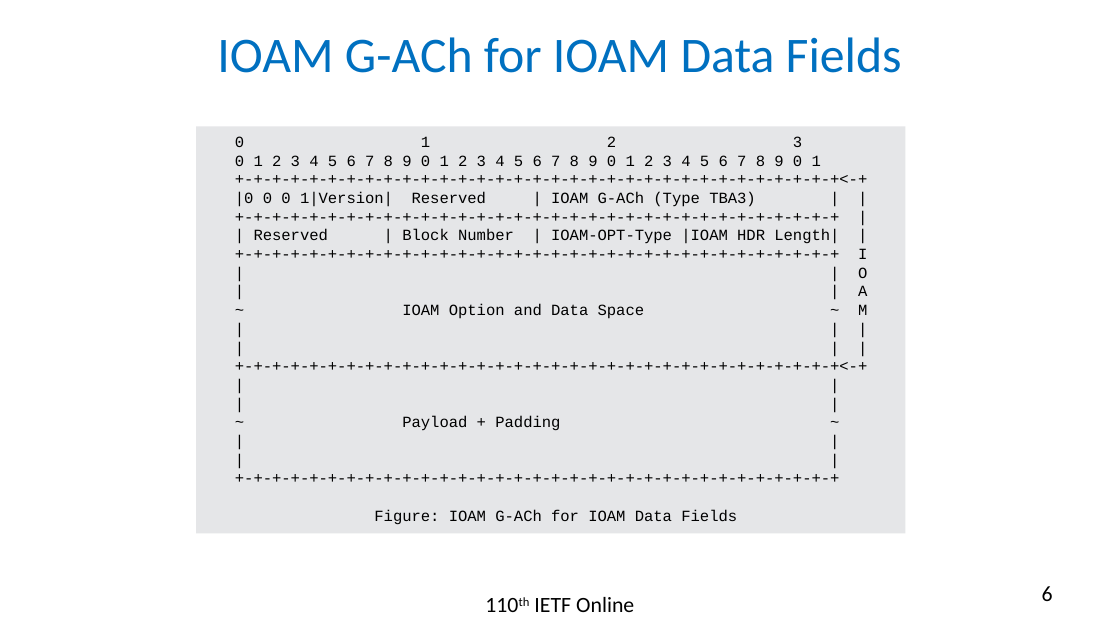
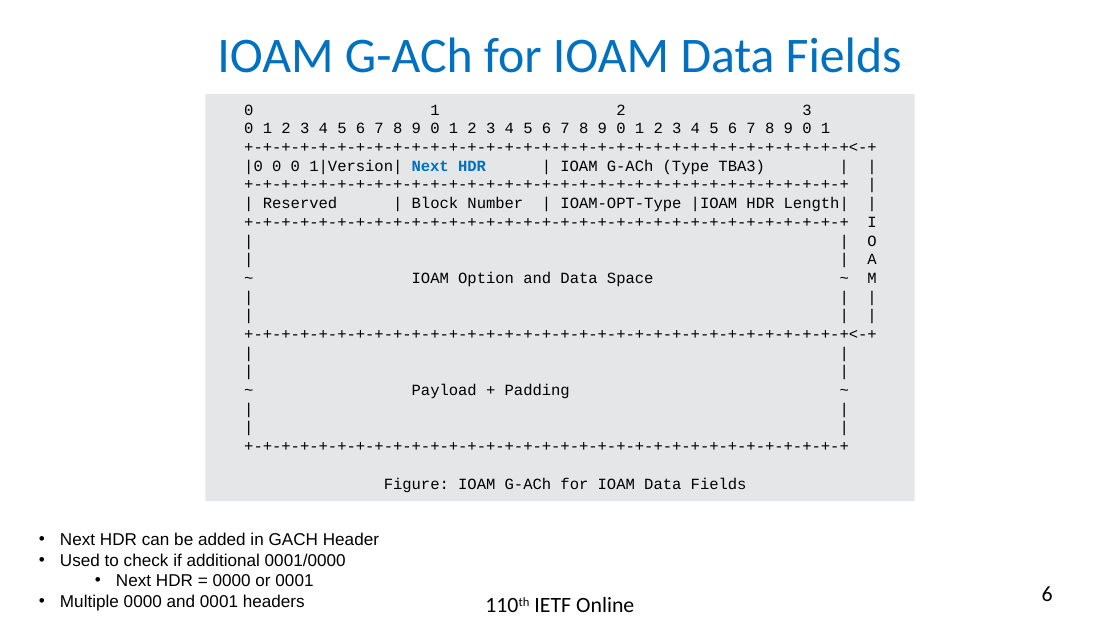
Before and after one commit to rakgandhi/ietf-slides, a slide deck: slide 6 of draft-gandhi-mpls-ioam-sr-06.pptx. Drawn at 1120x630 pixels with LibreOffice and Linux fonts; fonts in the diff are those of the drawing. Boxes give left, top, right and bottom in pixels: in the first picture for what was removed or moved away, otherwise in the second. Text is boxed around its words. In the diff, an @@ line names an element or a change of style, - is before the commit and + after.

```diff
--- a/draft-gandhi-mpls-ioam-sr-06.pptx
+++ b/draft-gandhi-mpls-ioam-sr-06.pptx
@@ rectangle "0 1 2 3": place and size @@
-rectangle "0 1 2 3" at box(196, 127, 905, 534)
+rectangle "0 1 2 3" at box(205, 94, 914, 502)
@@ text in rectangle at box(244, 159, 765, 175): text changed @@
-|0 0 0 1|Version| Reserved | IOAM G-ACh (Type TBA3) | |
+|0 0 0 1|Version| Next HDR | IOAM G-ACh (Type TBA3) | |
@@ text added at box(60, 532, 379, 611), 11 pt, text #000000 @@
+• Next HDR can be added in GACH Header
+• Used to check if additional 0001/0000
+  • Next HDR = 0000 or 0001
+• Multiple 0000 and 0001 headers
```
Also in this commit, not shown: 1 other slide changed, 1 other file.
